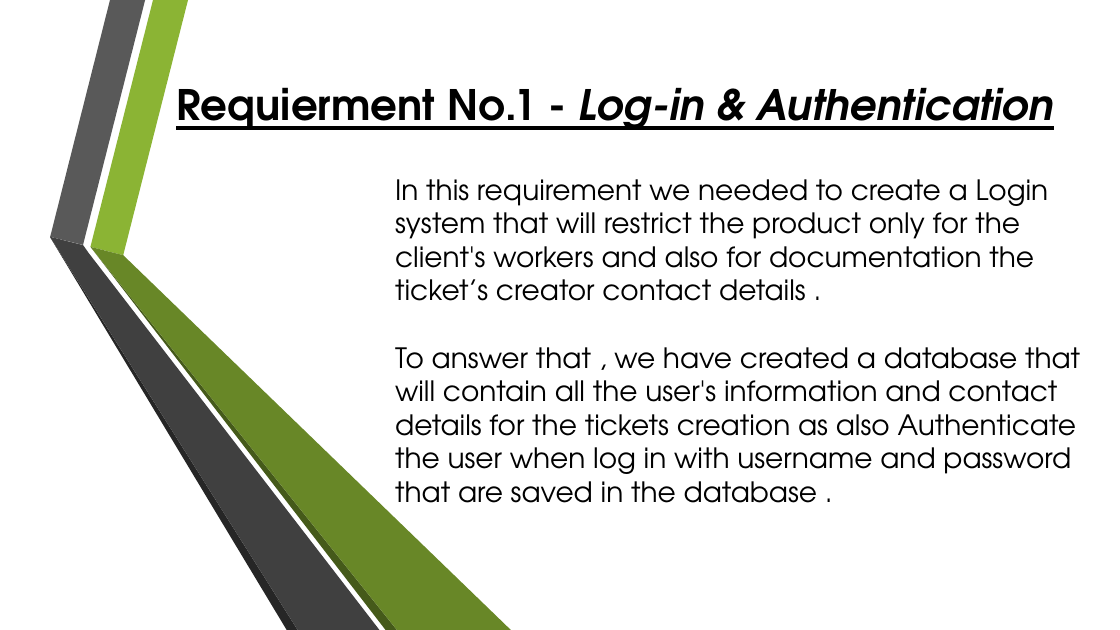
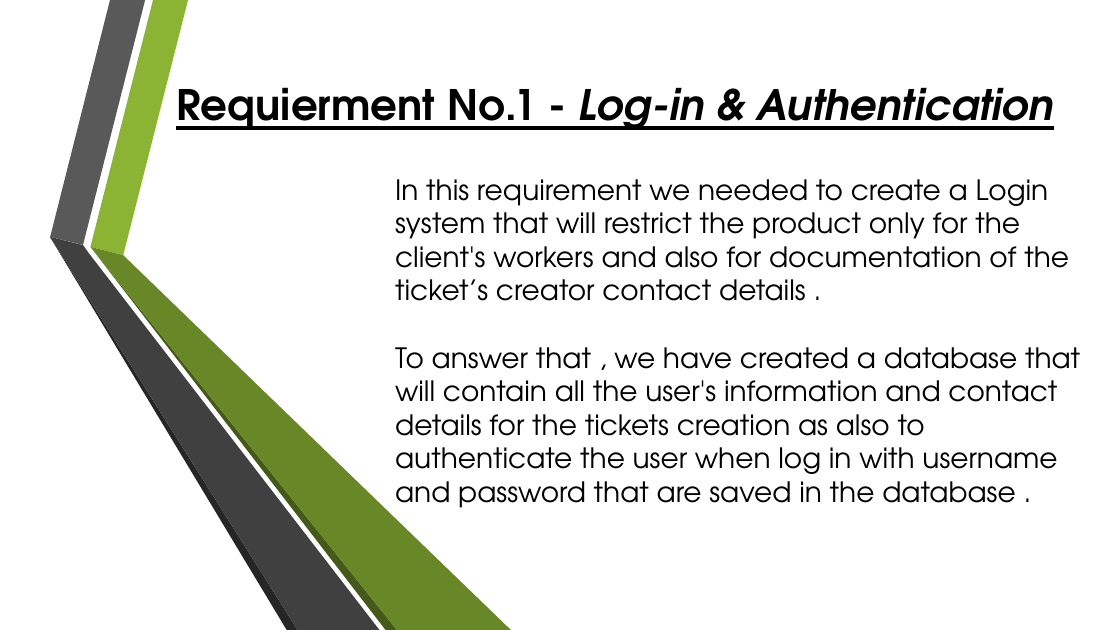
Before and after one commit to SCE-SWE-2018-G3/ticket-management-system, a slide deck: slide 5 of Presentation/TicketMan®.pptx. Drawn at 1120x630 pixels with LibreOffice and Linux fonts; fonts in the diff are those of the drawing; background and template pictures are left out. Boxes give left, top, right and bottom in pixels: in the first picture for what was removed or moved away, otherwise in the second. Text is boxed around its words. In the diff, an @@ line names an element or a change of style, - is before the commit and + after.

Commit message:
Update presentation

```diff
--- a/Presentation/TicketMan®.pptx
+++ b/Presentation/TicketMan®.pptx
@@ text at (395,179,1080,508): text changed @@
-In this requirement we needed to create a Login system that will restrict the product only for the client's workers and also for documentation the ticket’s creator contact details .
-To answer that , we have created a database that will contain all the user's information and contact details for the tickets creation as also Authenticate the user when log in with username and password that are saved in the database .
+In this requirement we needed to create a Login system that will restrict the product only for the client's workers and also for documentation of the ticket’s creator contact details .
+To answer that , we have created a database that will contain all the user's information and contact details for the tickets creation as also to authenticate the user when log in with username and password that are saved in the database .
```
Also in this commit, not shown: 8 other slides changed, 1 other file.
